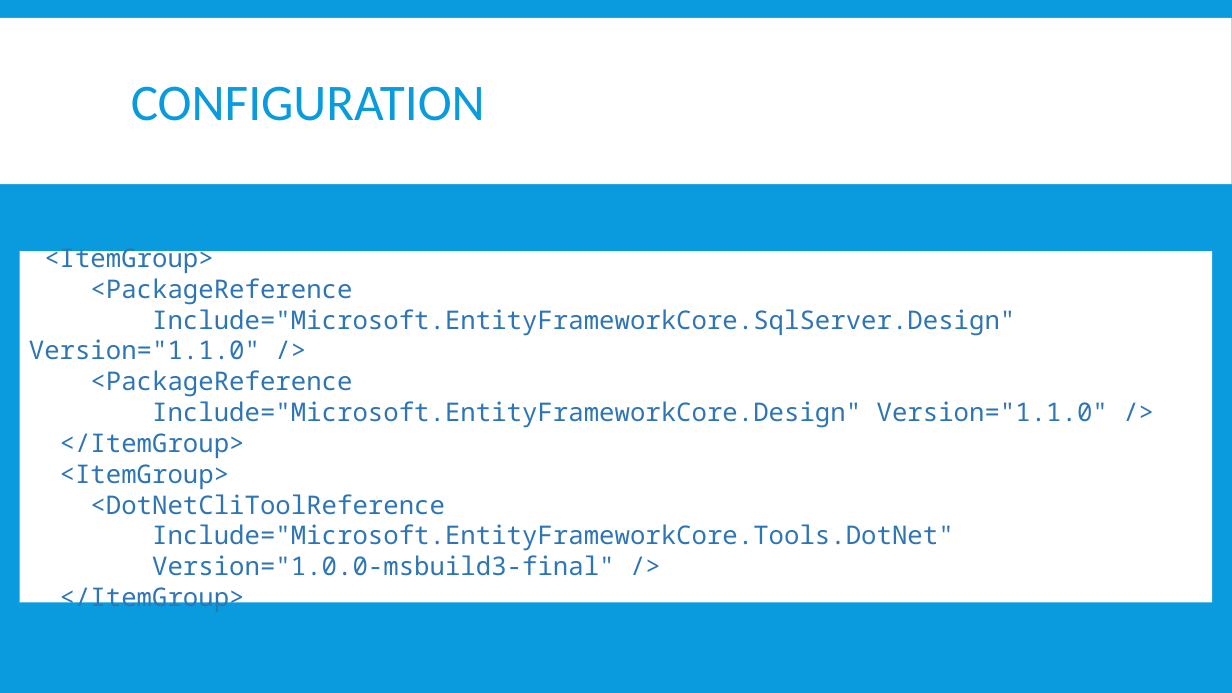
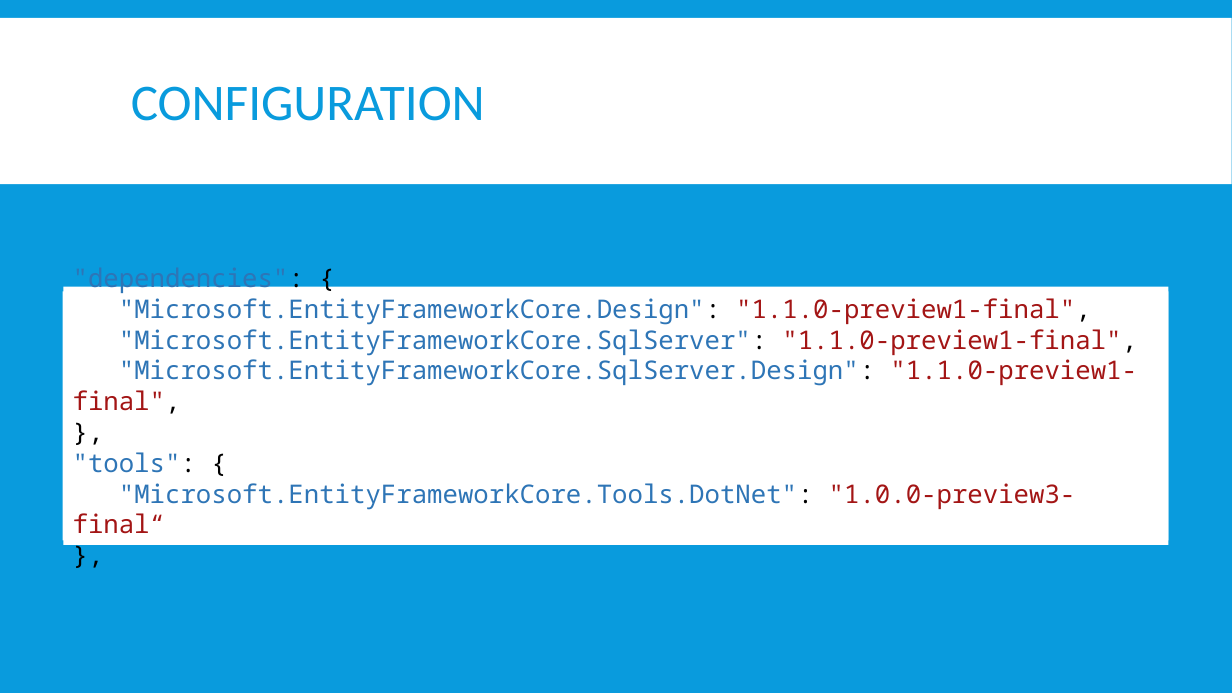
Before and after one commit to jwooley/EfCore, a slide deck: slide 4 of EfCoreGettingStarted.pptx (slide 3 before the commit). Drawn at 1232x693 pixels with LibreOffice and Linux fonts; fonts in the diff are those of the drawing. Boxes give left, top, right and bottom in pixels: in the first picture for what was removed or moved away, otherwise in the second. Text is boxed around its words. In the diff, an @@ line names an element or a change of style, - is before the commit and + after.

Commit message:
Update slides

```diff
--- a/EfCoreGettingStarted.pptx
+++ b/EfCoreGettingStarted.pptx
@@ text added at bbox=[63, 287, 1169, 544], fill #FFFFFF, 20 pt, text #2E75B6 @@
+"dependencies": {
+"Microsoft.EntityFrameworkCore.Design": "1.0.0-preview2-final",
+"Microsoft.EntityFrameworkCore.SqlServer": "1.0.0",
+"Microsoft.EntityFrameworkCore.SqlServer.Design": "1.0.0",
+},
+"tools": {
+"Microsoft.EntityFrameworkCore.Tools": "1.0.0-preview2-final“
+},
@@ rectangle ""dependencies": {": place and size @@
-rectangle ""dependencies": {" at bbox=[19, 251, 1213, 603]
+rectangle ""dependencies": {" at bbox=[64, 287, 1169, 544]
@@ text in rectangle at bbox=[73, 273, 1137, 510]: text changed @@
-<ItemGroup>
-<PackageReference
-Include="Microsoft.EntityFrameworkCore.SqlServer.Design" Version="1.1.0" />
-<PackageReference
-Include="Microsoft.EntityFrameworkCore.Design" Version="1.1.0" />
-</ItemGroup>
-<ItemGroup>
-<DotNetCliToolReference
-Include="Microsoft.EntityFrameworkCore.Tools.DotNet"
-Version="1.0.0-msbuild3-final" />
-</ItemGroup>
+"dependencies": {
+"Microsoft.EntityFrameworkCore.Design": "1.1.0-preview1-final",
+"Microsoft.EntityFrameworkCore.SqlServer": "1.1.0-preview1-final",
+"Microsoft.EntityFrameworkCore.SqlServer.Design": "1.1.0-preview1-final",
+},
+"tools": {
+"Microsoft.EntityFrameworkCore.Tools.DotNet": "1.0.0-preview3-final“
+},
```
Also in this commit, not shown: 2 other slides changed, 2 slides added.
